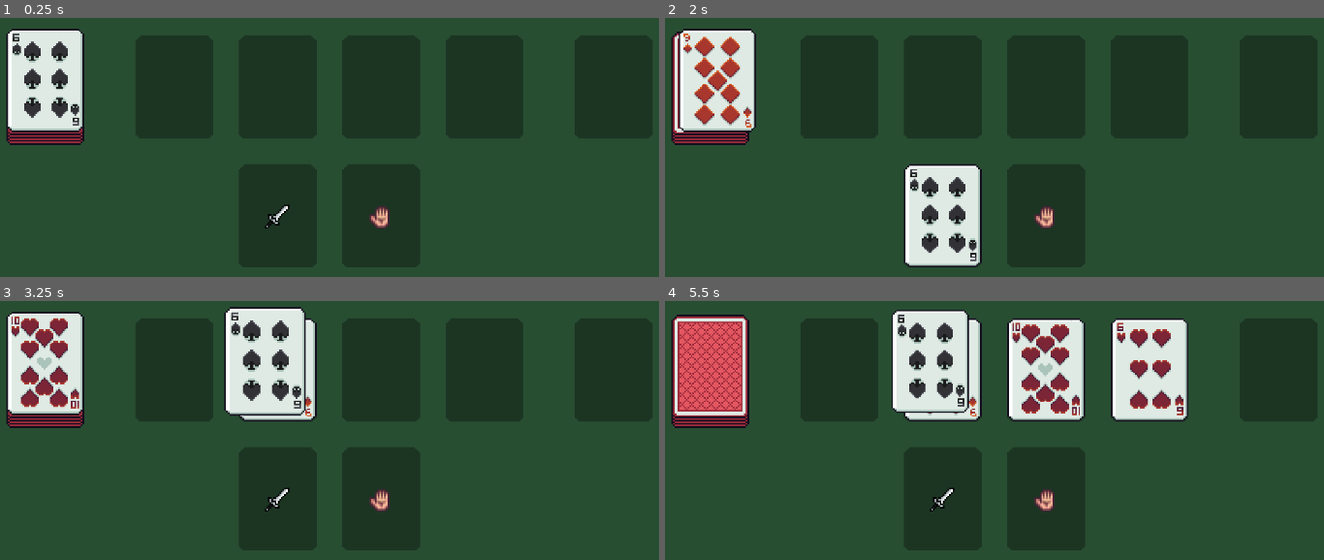
Above: before the commit, frames 1-4 (two rows, left to right).
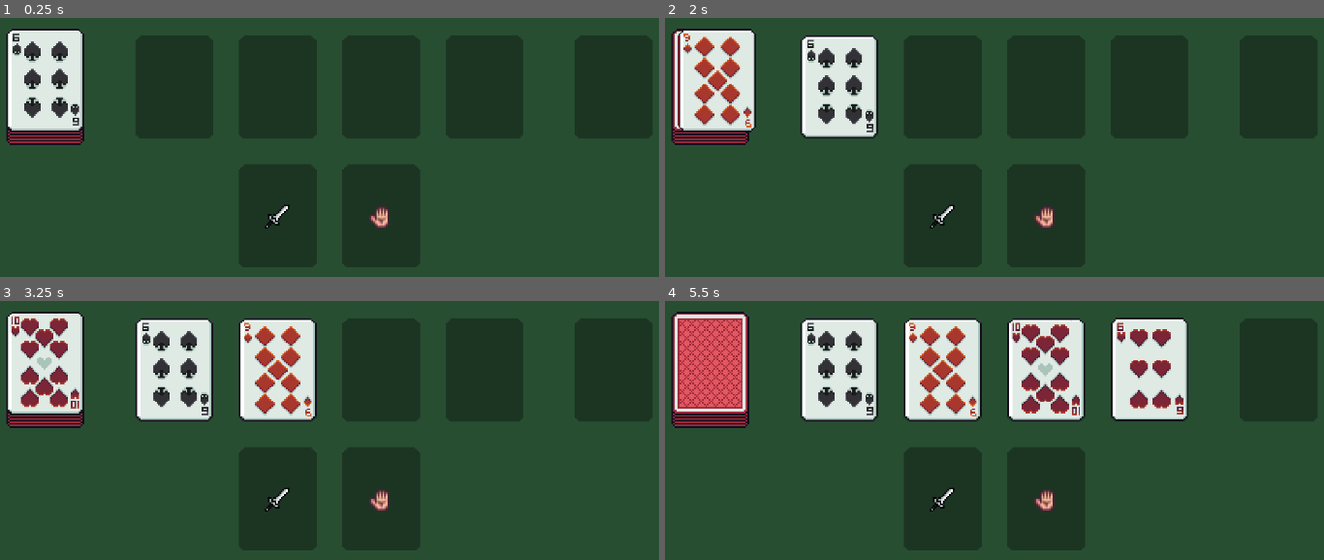
Above: after the commit, the same moments.

Repository: jrobchin/dungeon-drawer
Game: Godot game, scene res://scenes/main/main.tscn
The game is run twice, just before and just after one commit, with the same random seed, the same clock (stepped at 60 frames per second) and the same inputs.
Inputs (mouse positions are in pixels of both pictures, inside the frame that each line leads up to):
- Up to frame 1 (0.25 s): no input
- Up to frame 2 (2 s): tap Enter at 0.5 s; drag from (711, 87) to (941, 214) at 0.52 s; tap Space at 1.25 s; drag from (836, 87) to (941, 214) at 1.27 s
- Up to frame 3 (3.25 s): move the mouse to (52, 363) at 2.02 s; click (52, 363) at 2.17 s; tap Enter at 2.75 s; drag from (289, 508) to (276, 370) at 2.77 s
- Up to frame 4 (5.5 s): drag from (744, 363) to (941, 370) at 3.52 s; tap Space at 4.25 s; drag from (763, 355) to (941, 370) at 4.27 s; move the mouse to (1152, 365) at 5.02 s; click (1152, 365) at 5.17 s

The runs differ from the first frame. In frame 1, less than 0.1% of the frame differs, in the area x 1-13%, y 42-45%; in frame 2, 8.2%; in frame 3, 8.3%; in frame 4, 10%, in the area x 0-79%, y 3-47%.

Commit message:
highlight and dragging

Diff:
--- a/scenes/card/card_node.gd
+++ b/scenes/card/card_node.gd
@@ -1,6 +1,13 @@
 @tool
 class_name CardNode
 extends Node2D
+
+enum CARD_STATE {
+	DECK,
+	ROOM,
+	WEAPON,
+	DISCARD,
+}
 
 var card: Cards.Card
 
--- /dev/null
+++ b/scenes/card_drop/card_drop.tscn
@@ -0,0 +1,27 @@
+[gd_scene load_steps=4 format=3 uid="uid://bboubiqc5e838"]
+
+[ext_resource type="Script" uid="uid://dtkxmf6gj47nm" path="res://scenes/card_drop/card_drop_area.gd" id="1_o4810"]
+[ext_resource type="Texture2D" uid="uid://bqopnmngqe0fk" path="res://assets/cards.png" id="2_w06pe"]
+
+[sub_resource type="RectangleShape2D" id="RectangleShape2D_7smn1"]
+size = Vector2(16, 16)
+
+[node name="CardDrop" type="Area2D"]
+script = ExtResource("1_o4810")
+
+[node name="CollisionShape2D" type="CollisionShape2D" parent="."]
+shape = SubResource("RectangleShape2D_7smn1")
+
+[node name="Placeholder" type="Sprite2D" parent="."]
+texture = ExtResource("2_w06pe")
+region_enabled = true
+region_rect = Rect2(144, 256, 48, 64)
+
+[node name="PlaceholderHighlight" type="Sprite2D" parent="."]
+visible = false
+texture = ExtResource("2_w06pe")
+region_enabled = true
+region_rect = Rect2(192, 256, 48, 64)
+
+[connection signal="area_entered" from="." to="." method="_on_area_entered"]
+[connection signal="area_exited" from="." to="." method="_on_area_exited"]
--- a/scenes/card_drop_area/card_drop_area.gd
+++ b/scenes/card_drop/card_drop_area.gd
@@ -2,6 +2,8 @@
 extends Area2D
 
 signal card_dropped(card_node: CardNode)
+
+var hover: bool = false
 
 
 func handle_drop(card_node: Node2D) -> void:
@@ -9,3 +11,15 @@
 	card_node.global_position = global_position
 
 	emit_signal("card_dropped", { "node": card_node })
+
+
+func _on_area_exited(_area: Area2D) -> void:
+	hover = false
+
+	$PlaceholderHighlight.visible = false
+
+
+func _on_area_entered(_area: Area2D) -> void:
+	hover = true
+
+	$PlaceholderHighlight.visible = true
--- a/scenes/card_drop_area/card_drop_area.tscn
+++ /dev/null
@@ -1,18 +0,0 @@
-[gd_scene load_steps=4 format=3 uid="uid://cyfq3ccwj7yy8"]
-
-[ext_resource type="Script" uid="uid://dtkxmf6gj47nm" path="res://scenes/card_drop_area/card_drop_area.gd" id="1_x7kd8"]
-[ext_resource type="Texture2D" uid="uid://bqopnmngqe0fk" path="res://assets/cards.png" id="1_xk1p0"]
-
-[sub_resource type="RectangleShape2D" id="RectangleShape2D_7smn1"]
-size = Vector2(16, 16)
-
-[node name="CardDropArea" type="Area2D"]
-script = ExtResource("1_x7kd8")
-
-[node name="CollisionShape2D" type="CollisionShape2D" parent="."]
-shape = SubResource("RectangleShape2D_7smn1")
-
-[node name="Placeholder" type="Sprite2D" parent="."]
-texture = ExtResource("1_xk1p0")
-region_enabled = true
-region_rect = Rect2(144, 256, 48, 64)
--- a/scenes/deck/deck.gd
+++ b/scenes/deck/deck.gd
@@ -115,7 +115,7 @@
 
 func _update_card_sprites_visibility() -> void:
 	var card_sprites = [deck_card_sprite_0, deck_card_sprite_1, deck_card_sprite_2, deck_card_sprite_3, deck_card_sprite_4]
-	var cards_remaining_percentage = float(cards.size()) / MAX_CARDS
+	var cards_remaining_percentage = float(cards.size()) / MAX_CARDS + 0.2
 
 	for i in range(card_sprites.size() - 1, -1, -1):
 		var threshold = float(i + 1) / card_sprites.size()
--- a/scenes/main/main.tscn
+++ b/scenes/main/main.tscn
@@ -4,8 +4,8 @@
 [ext_resource type="PackedScene" uid="uid://cpn2tclrjqxsl" path="res://scenes/room/room.tscn" id="2_6q06x"]
 [ext_resource type="PackedScene" uid="uid://cen2627xwl1p2" path="res://scenes/deck/deck.tscn" id="2_iuonh"]
 [ext_resource type="PackedScene" uid="uid://d1x21i2aki4jg" path="res://scenes/debug_gui/debug_gui.tscn" id="3_k2fmo"]
-[ext_resource type="PackedScene" uid="uid://cyfq3ccwj7yy8" path="res://scenes/card_drop_area/card_drop_area.tscn" id="3_raeie"]
 [ext_resource type="Texture2D" uid="uid://drnypgxpc5r3p" path="res://assets/sprites.png" id="4_7smn1"]
+[ext_resource type="PackedScene" uid="uid://bboubiqc5e838" path="res://scenes/card_drop/card_drop.tscn" id="4_hxu8e"]
 [ext_resource type="Script" uid="uid://d1c52w5dytklh" path="res://scenes/main/card_manager.gd" id="5_6q06x"]
 [ext_resource type="Script" uid="uid://gsek84x2itc2" path="res://scenes/main/state_initializer.gd" id="5_ow5a4"]
 [ext_resource type="Script" uid="uid://bxoj101dsk5bv" path="res://scenes/main/state_manager.gd" id="6_a8run"]
@@ -48,22 +48,6 @@
 [node name="DiscardMarker" type="Marker2D" parent="CardMarkers"]
 position = Vector2(416, 104)
 
-[node name="WeaponArea" parent="." instance=ExtResource("3_raeie")]
-position = Vector2(208, 184)
-
-[node name="Sprite2D" type="Sprite2D" parent="WeaponArea"]
-texture = ExtResource("4_7smn1")
-region_enabled = true
-region_rect = Rect2(16, 16, 16, 16)
-
-[node name="HandArea" parent="." instance=ExtResource("3_raeie")]
-position = Vector2(272, 184)
-
-[node name="Sprite2D" type="Sprite2D" parent="HandArea"]
-texture = ExtResource("4_7smn1")
-region_enabled = true
-region_rect = Rect2(16, 32, 16, 16)
-
 [node name="Room" parent="." instance=ExtResource("2_6q06x")]
 position = Vector2(240, 104)
 
@@ -72,6 +56,24 @@
 texture = ExtResource("1_hyk8p")
 region_enabled = true
 region_rect = Rect2(144, 256, 48, 64)
+
+[node name="WeaponCardDrop" parent="." instance=ExtResource("4_hxu8e")]
+position = Vector2(208, 184)
+script = null
+
+[node name="Sprite2D" type="Sprite2D" parent="WeaponCardDrop"]
+texture = ExtResource("4_7smn1")
+region_enabled = true
+region_rect = Rect2(16, 16, 16, 16)
+
+[node name="HandCardDrop" parent="." instance=ExtResource("4_hxu8e")]
+position = Vector2(272, 184)
+script = null
+
+[node name="Sprite2D" type="Sprite2D" parent="HandCardDrop"]
+texture = ExtResource("4_7smn1")
+region_enabled = true
+region_rect = Rect2(16, 32, 16, 16)
 
 [node name="CardHolder" type="Node2D" parent="."]
 script = ExtResource("6_hxu8e")
--- a/scenes/room/room.gd
+++ b/scenes/room/room.gd
@@ -41,6 +41,7 @@
 	Debug.print_info("Room initialized.")
 
 
+## Checks if a card can be added.
 func can_add_card() -> bool:
 	var num_cards = _num_cards()
 	Debug.print_info("Number of cards in room: %d" % num_cards)
--- a/scripts/draggable_area.gd
+++ b/scripts/draggable_area.gd
@@ -2,6 +2,7 @@
 extends Area2D
 
 @export var root_node: Node2D
+@export var draggable: bool = true
 
 signal on_drag_start
 signal on_drag_end
@@ -22,27 +23,18 @@
 		var mouse_event := event as InputEventMouseButton
 
 		if mouse_event.button_index == MOUSE_BUTTON_LEFT:
+			if not draggable:
+				return
+
 			if mouse_event.pressed and not Store.is_dragging and _active_dragger == null:
 				# Check if this is the topmost draggable area at this position
 				if _is_topmost_at_mouse():
-					_active_dragger = self
-					Store.is_dragging = true
-					_drag_start_pos = get_global_mouse_position()
-					if root_node:
-						_node_start_pos = root_node.global_position
+					_start_drag()
 
-					emit_signal("on_drag_start")
-
-					# Capture mouse input
 					viewport.set_input_as_handled()
 
 			elif not mouse_event.pressed and Store.is_dragging and _active_dragger == self:
-				# Stop dragging
-				Store.is_dragging = false
-				_active_dragger = null
-				_check_drop()
-
-				emit_signal("on_drag_end")
+				_end_drag()
 
 				viewport.set_input_as_handled()
 
@@ -58,12 +50,41 @@
 			get_viewport().set_input_as_handled()
 
 
+func _start_drag() -> void:
+	_active_dragger = self
+	Store.is_dragging = true
+	Store.dragging_node = root_node
+	_drag_start_pos = get_global_mouse_position()
+	_node_start_pos = root_node.global_position
+
+	emit_signal("on_drag_start")
+
+
+func _end_drag() -> void:
+	Store.is_dragging = false
+	Store.dragging_node = null
+	_active_dragger = null
+	_check_drop()
+
+	emit_signal("on_drag_end")
+
+
 func _check_drop() -> void:
+	var dropped_into_area := false
+
 	var areas = get_overlapping_areas()
 	for area in areas:
 		if area is CardDropArea:
+			dropped_into_area = true
 			area.handle_drop(root_node)
 			break
+
+	if dropped_into_area:
+		draggable = false
+	else:
+		# Return to original position
+		if root_node:
+			root_node.global_position = _node_start_pos
 
 
 func _is_topmost_at_mouse() -> bool:
--- a/scripts/store.gd
+++ b/scripts/store.gd
@@ -1,3 +1,4 @@
 extends Node
 
 var is_dragging: bool = false
+var dragging_node: Node2D = null
Binary file changed: assets/cards.png
Renamed: scenes/card_drop_area/card_drop_area.gd.uid -> scenes/card_drop/card_drop_area.gd.uid
Not shown, changed: assets/cards.afphoto
Not shown, changed: assets/sprites.afphoto
